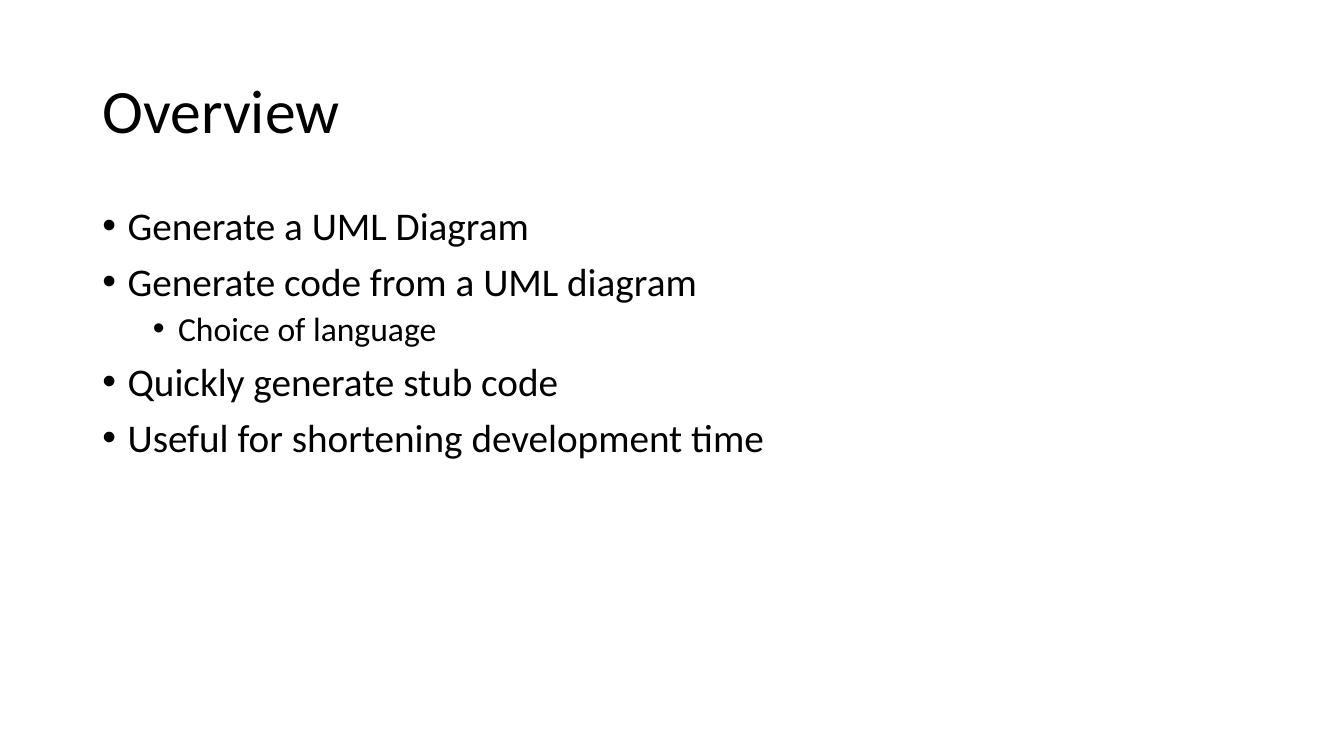
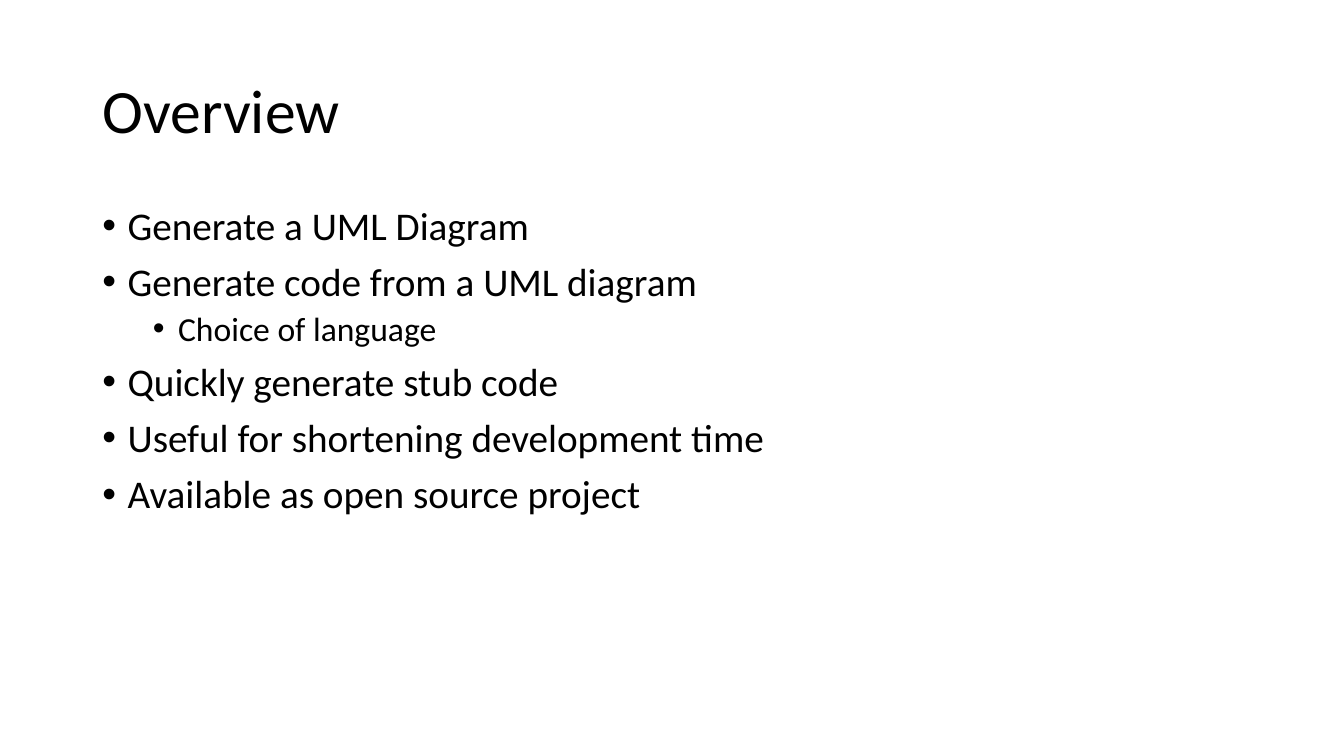
Before and after one commit to dstoeg/Uml2CodeTool, a slide deck: slide 2 of docs/proposal presentation.pptx. Drawn at 1344x756 pixels with LibreOffice and Linux fonts; fonts in the diff are those of the drawing. Boxes give left, top, right and bottom in pixels: in the first picture for what was removed or moved away, otherwise in the second. Text is boxed around its words. In the diff, an @@ line names an element or a change of style, - is before the commit and + after.

```diff
--- a/docs/proposal presentation.pptx
+++ b/docs/proposal presentation.pptx
@@ text at <box>128,480,641,515</box>: paragraph added @@
+• Available as open source project
```
Also in this commit, not shown: 6 other slides changed, 2 slides added, 1 slide removed.
